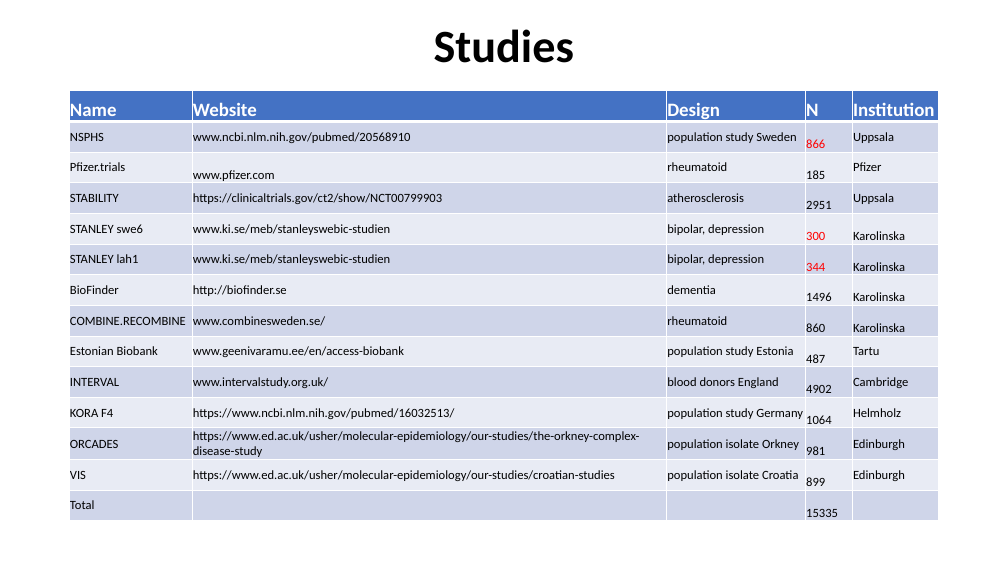
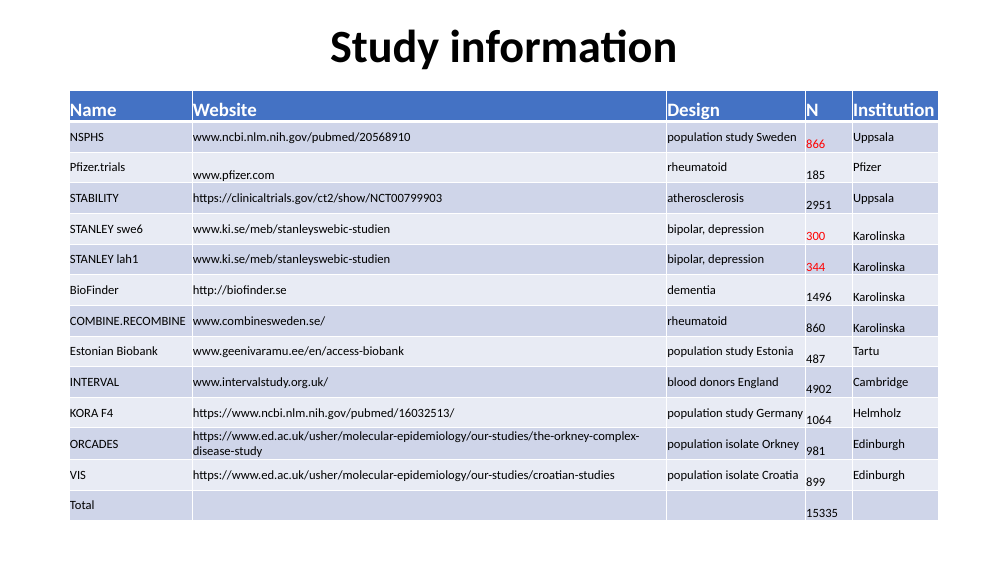
Before and after one commit to jinghuazhao/INF, a slide deck: slide 3 of doc/SCALLOP_INF1-120419.pptx. Drawn at 1008x567 pixels with LibreOffice and Linux fonts; fonts in the diff are those of the drawing. Boxes give left, top, right and bottom in pixels: in the first picture for what was removed or moved away, otherwise in the second. Text is boxed around its words. In the diff, an @@ line names an element or a change of style, - is before the commit and + after.

```diff
--- a/doc/SCALLOP_INF1-120419.pptx
+++ b/doc/SCALLOP_INF1-120419.pptx
@@ title at (330, 29, 678, 70): text changed @@
-Studies
+Study information
```
Also in this commit, not shown: 7 other slides changed, 16 other files.
